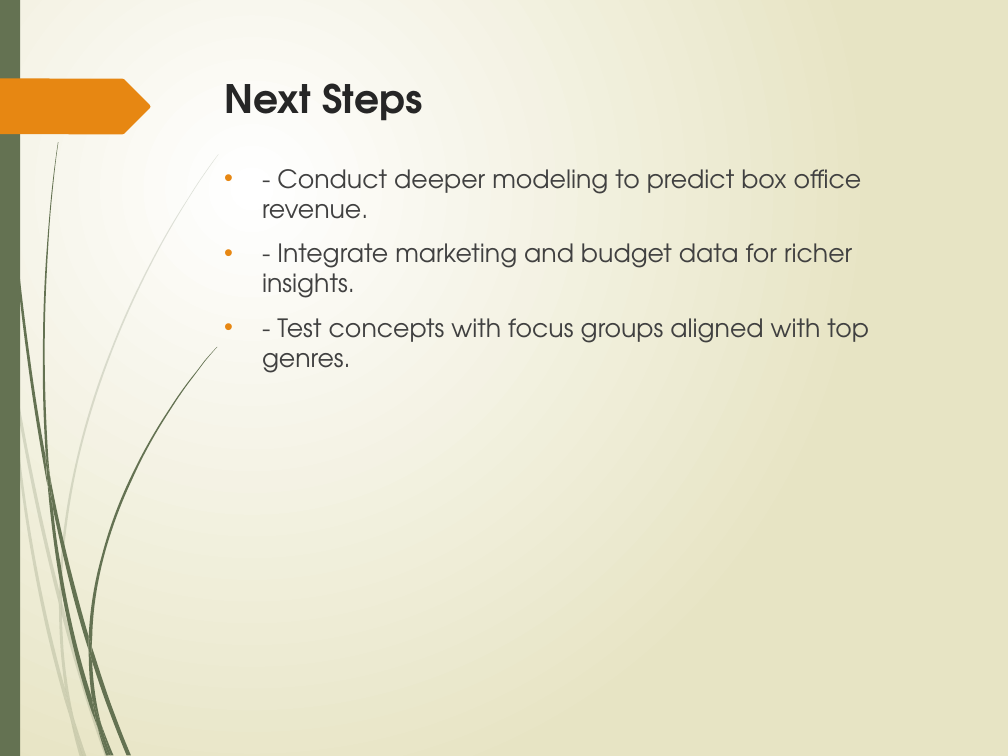
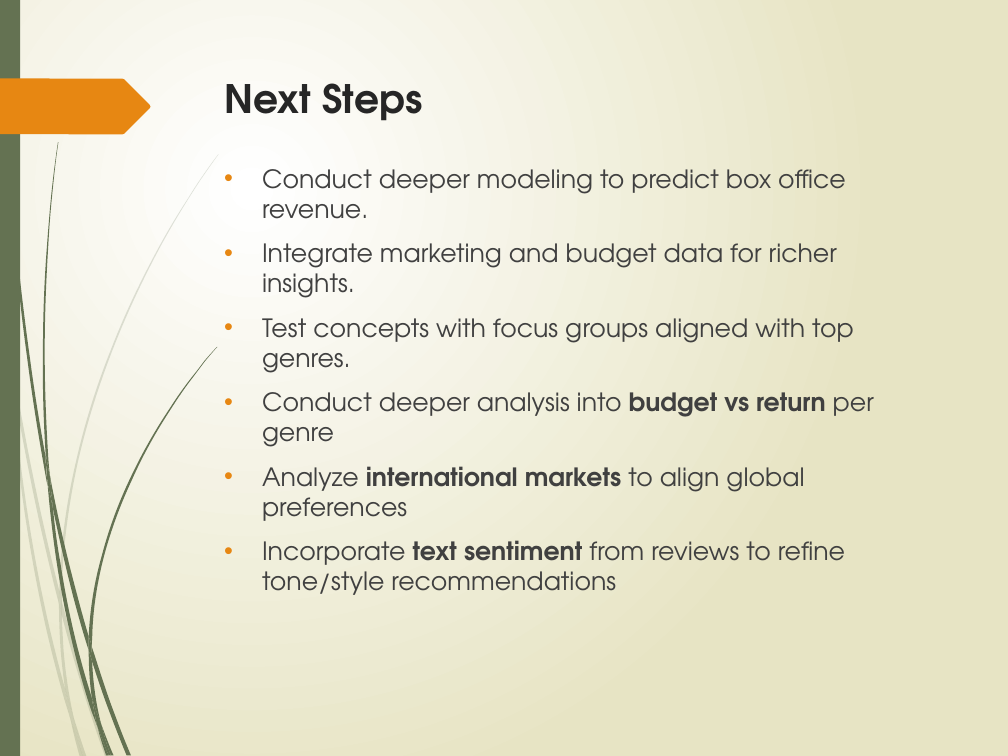
Before and after one commit to Hafsa-mohamed-Ad3n/Box-Office-Blueprint-Data-Driven-Insights-for-Microsoft-s-Movie-Studio-Launch, a slide deck: slide 19 of Movie_Analysis_Presentation latest copy.pptx (slide 9 before the commit). Drawn at 1008x756 pixels with LibreOffice and Linux fonts; fonts in the diff are those of the drawing. Boxes give left, top, right and bottom in pixels: in the first picture for what was removed or moved away, otherwise in the second. Text is boxed around its words. In the diff, an @@ line names an element or a change of style, - is before the commit and + after.

```diff
--- a/Movie_Analysis_Presentation latest copy.pptx
+++ b/Movie_Analysis_Presentation latest copy.pptx
@@ text at [262,169,874,595]: text changed @@
-• - Conduct deeper modeling to predict box office revenue.
-• - Integrate marketing and budget data for richer insights.
-• - Test concepts with focus groups aligned with top genres.
+• Conduct deeper modeling to predict box office revenue.
+• Integrate marketing and budget data for richer insights.
+• Test concepts with focus groups aligned with top genres.
+• Conduct deeper analysis into budget vs return per genre
+• Analyze international markets to align global preferences
+• Incorporate text sentiment from reviews to refine tone/style recommendations
```
Also in this commit, not shown: 7 other slides changed, 12 slides added, 2 slides removed.
